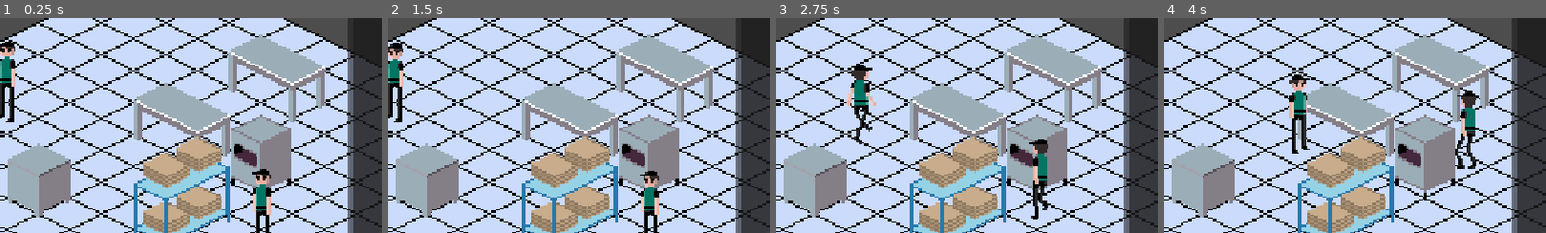
Above: before the commit, frames 1-4 (left to right).
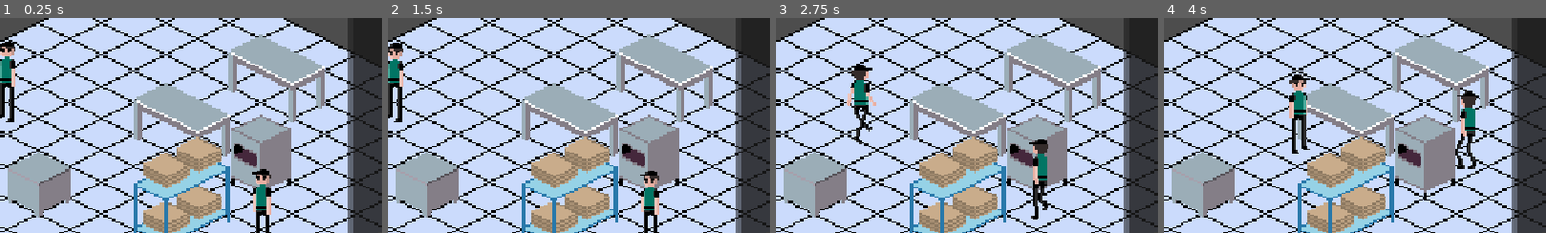
Above: after the commit, the same moments.

Repository: Evil-As-Shit/P-Za
Game: Godot game, scene res://scenes/world/world.tscn
The game is run twice, just before and just after one commit, with the same random seed, the same clock (stepped at 60 frames per second) and the same inputs.
Inputs (mouse positions are % of the whole screen's width and height, from its top left):
- Up to frame 1 (0.25 s): no input
- Up to frame 2 (1.5 s): click "1" at 0.5 s; click "2" at 1.25 s
- Up to frame 3 (2.75 s): click "3" at 2 s
- Up to frame 4 (4 s): click "4" at 2.75 s; click (9, 90) at 3.52 s
The pictures show only the part of the screen within x 28-78%, y 15-65%; the shares and areas given below are measured in that part.

The runs differ from the first frame. In frame 1, 1.0% of the frame differs, in the area x 2-19%, y 58-79%; in frame 2, 1.0%; in frame 3, 1.0%; in frame 4, 1.0%.

Commit message:
Restore table item height; lower pickup counter to table height

Diff:
--- a/resources/stations/assembly_table.tres
+++ b/resources/stations/assembly_table.tres
@@ -33,4 +33,4 @@
 footprint = Vector2i(2, 1)
 facing_textures = Array[Texture2D]([SubResource("AtlasTexture_along_x"), SubResource("AtlasTexture_along_y"), SubResource("AtlasTexture_along_x"), SubResource("AtlasTexture_along_y")])
 spots = Array[ExtResource("9_spot")]([SubResource("Resource_spot_a"), SubResource("Resource_spot_b")])
-item_offset = Vector2(0, -16)
+item_offset = Vector2(0, -20)
--- a/resources/stations/boxing_table.tres
+++ b/resources/stations/boxing_table.tres
@@ -33,4 +33,4 @@
 footprint = Vector2i(2, 1)
 facing_textures = Array[Texture2D]([SubResource("AtlasTexture_along_x"), SubResource("AtlasTexture_along_y"), SubResource("AtlasTexture_along_x"), SubResource("AtlasTexture_along_y")])
 spots = Array[ExtResource("6_spot")]([SubResource("Resource_spot_a"), SubResource("Resource_spot_b")])
-item_offset = Vector2(0, -16)
+item_offset = Vector2(0, -20)
--- a/resources/stations/pickup_counter.tres
+++ b/resources/stations/pickup_counter.tres
@@ -22,4 +22,4 @@
 footprint = Vector2i(1, 1)
 facing_textures = Array[Texture2D]([SubResource("AtlasTexture_counter")])
 spots = Array[ExtResource("5_spot")]([SubResource("Resource_spot")])
-item_offset = Vector2(0, -21)
+item_offset = Vector2(0, -20)
Binary file changed: Assets/Sprites/Object_Spritesheet.png
Binary file changed: art_templates/table_height_guide.png
Not shown, changed: docs/sprite_list.md
